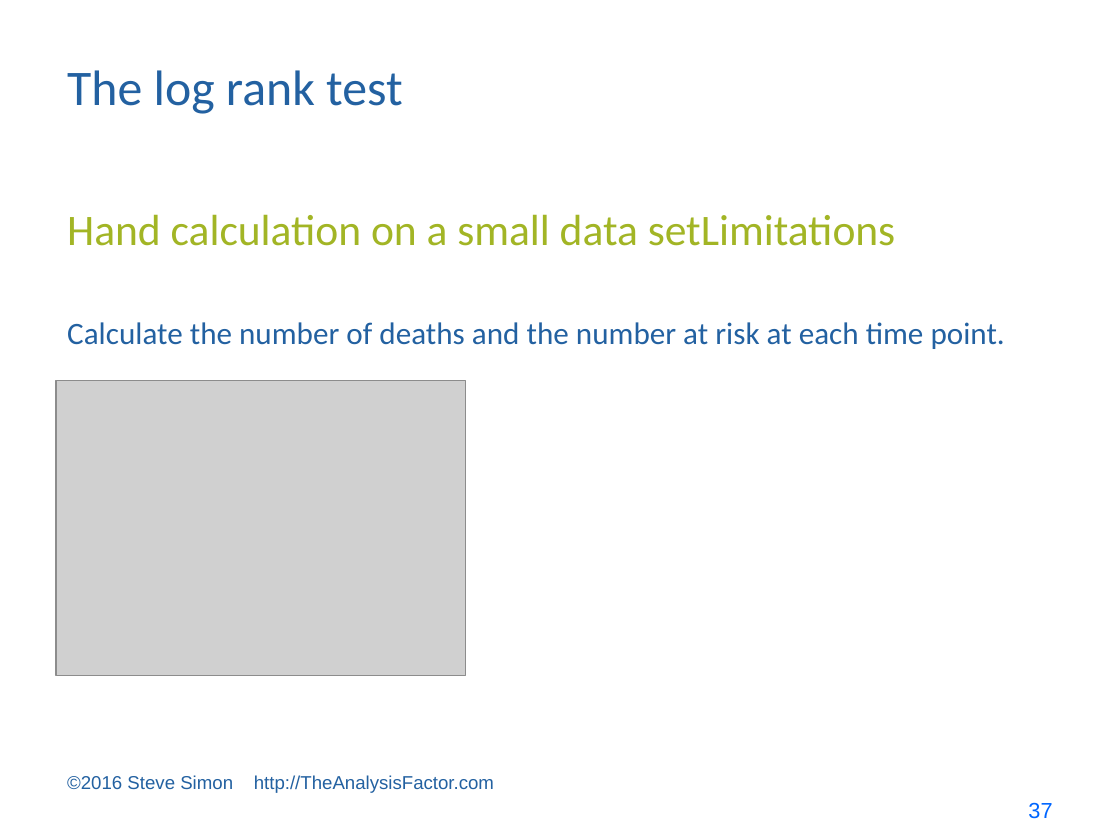
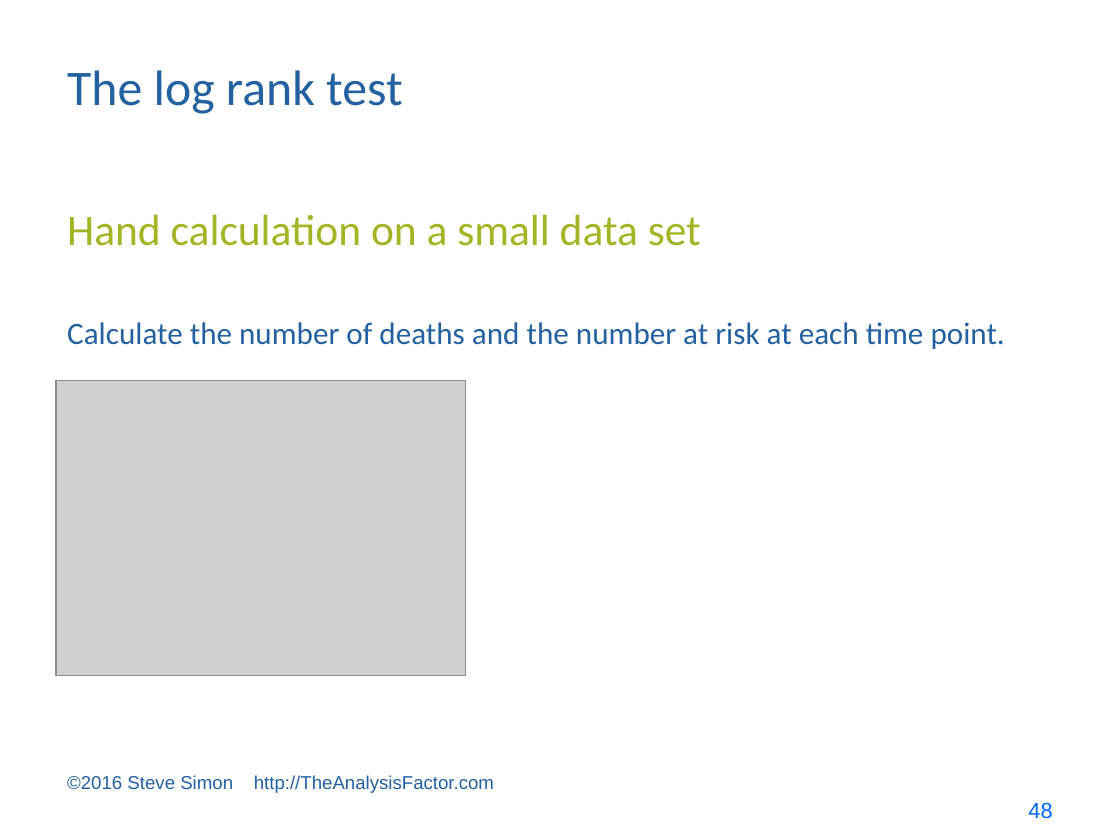
Before and after one commit to pmean/survival-models, a slide deck: slide 48 of bin/survival lecture 1.pptx (slide 37 before the commit). Drawn at 1120x840 pixels with LibreOffice and Linux fonts; fonts in the diff are those of the drawing; grey boxes stand for pictures. Boxes give left, top, right and bottom in pixels: in the first picture for what was removed or moved away, otherwise in the second. Text is boxed around its words. In the diff, an @@ line names an element or a change of style, - is before the commit and + after.

```diff
--- a/bin/survival lecture 1.pptx
+++ b/bin/survival lecture 1.pptx
@@ text at (x1=67, y1=214, x2=701, y2=246): text changed @@
-Hand calculation on a small data setLimitations
+Hand calculation on a small data set
@@ page number at (x1=1028, y1=802, x2=1052, y2=819): text changed @@
-37
+48
```
Also in this commit, not shown: 13 other slides changed, 17 slides added, 9 other files.
